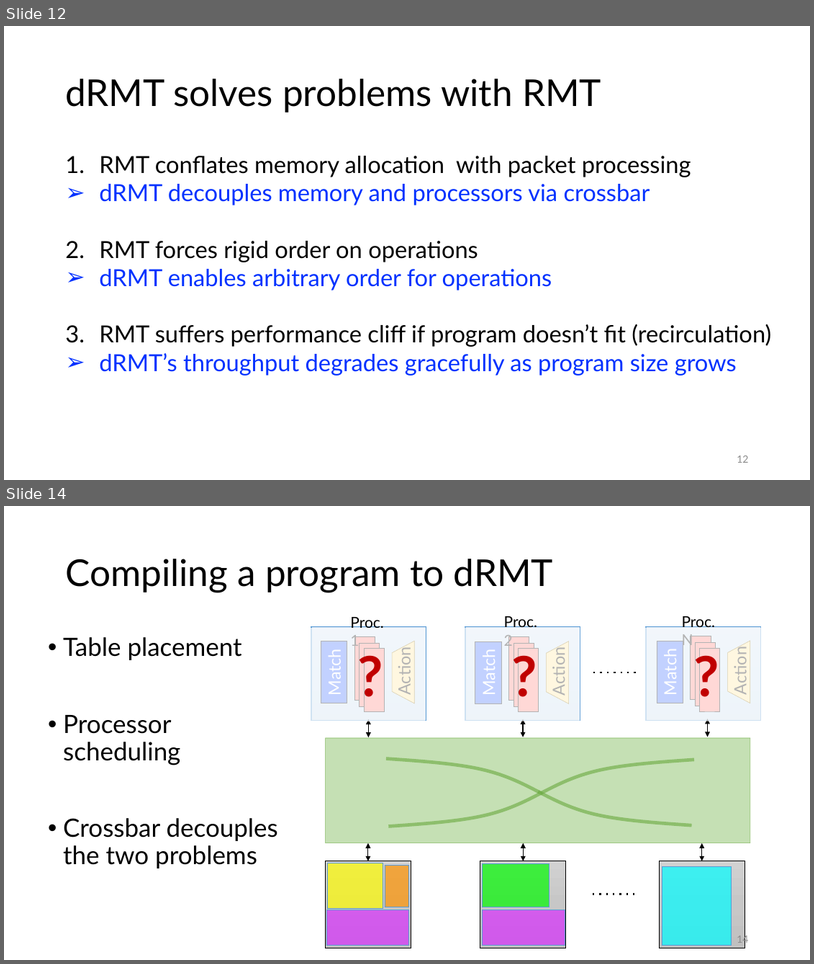
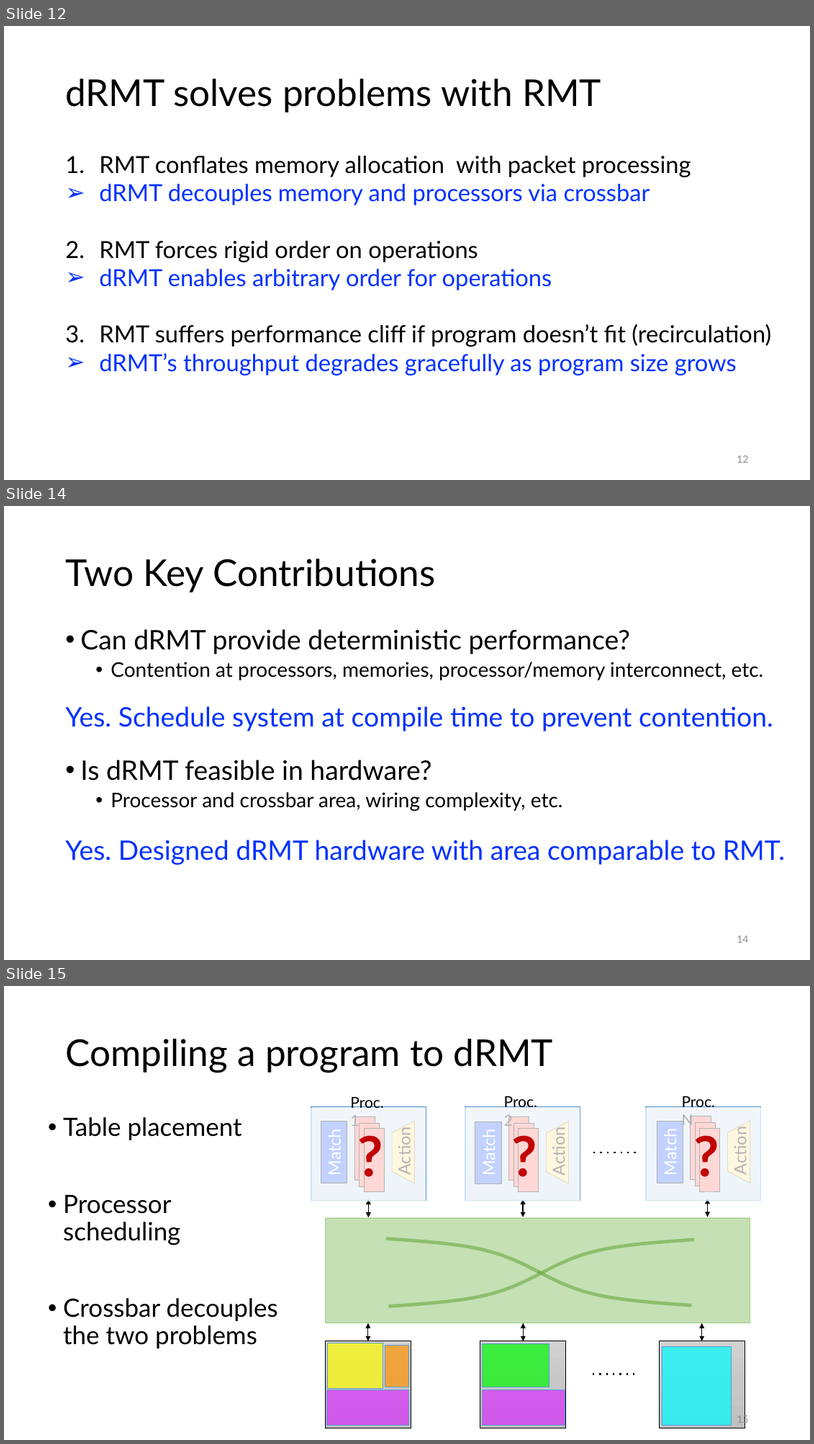
Before and after one commit to anirudhSK/drmt_talk, a slide deck: drmt.pptx. Shown one above the other, each under a label of ours: slides 12 and 14 before the commit, slides 12, 14 and 15 after it; the slides between them are not shown. The pictures are 814x964 and 814x1444 pixels, drawn with LibreOffice and Linux fonts; fonts in the diff are those of the drawing. Boxes give left, top, right and bottom in pixels: in the first picture for what was removed or moved away, otherwise in the second. Text is boxed around its words. In the diff, an @@ line names an element or a change of style, - is before the commit and + after.

```diff
--- a/drmt.pptx
+++ b/drmt.pptx
@@ slide 14 added at bbox=[4, 506, 810, 960], background #FFFFFF @@
@@ title added at bbox=[65, 559, 435, 592], 44 pt, text #000000 @@
+Two Key Contributions
@@ text added at bbox=[65, 629, 785, 865], 32 pt, text #000000 @@
+• Can dRMT provide deterministic performance?
+  • Contention at processors, memories, processor/memory interconnect, etc.
+Yes. Schedule system at compile time to prevent contention.
+• Is dRMT feasible in hardware?
+  • Processor and crossbar area, wiring complexity, etc.
+Yes. Designed dRMT hardware with area comparable to RMT.
@@ page number added at bbox=[737, 935, 748, 942], 12 pt, text #8C8C8C @@
+14
@@ what was slide 14 is now slide 15 @@
@@ page number at bbox=[737, 1413, 748, 1424]: text changed @@
-14
+15
```
Also in this commit, not shown: 4 slides changed.
